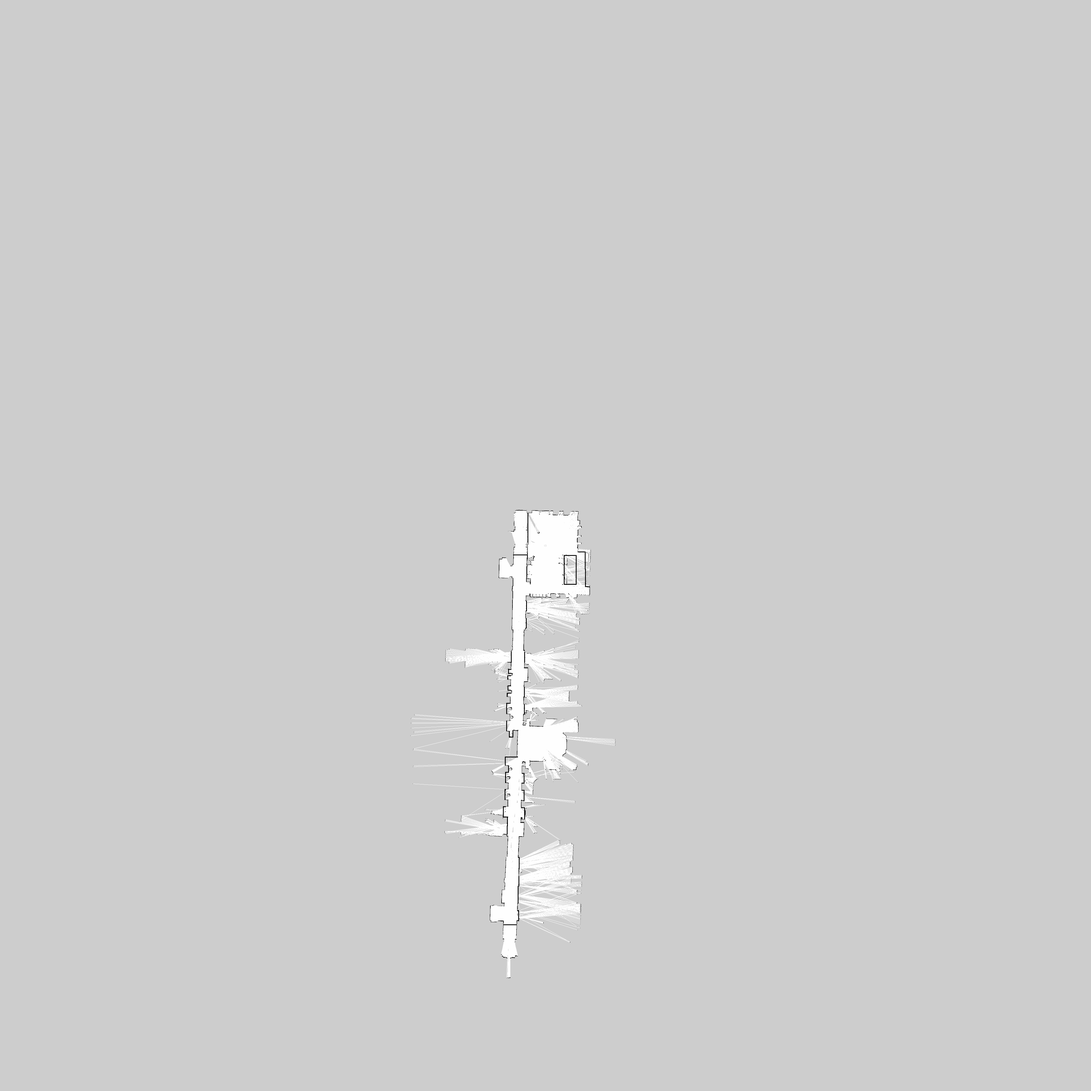
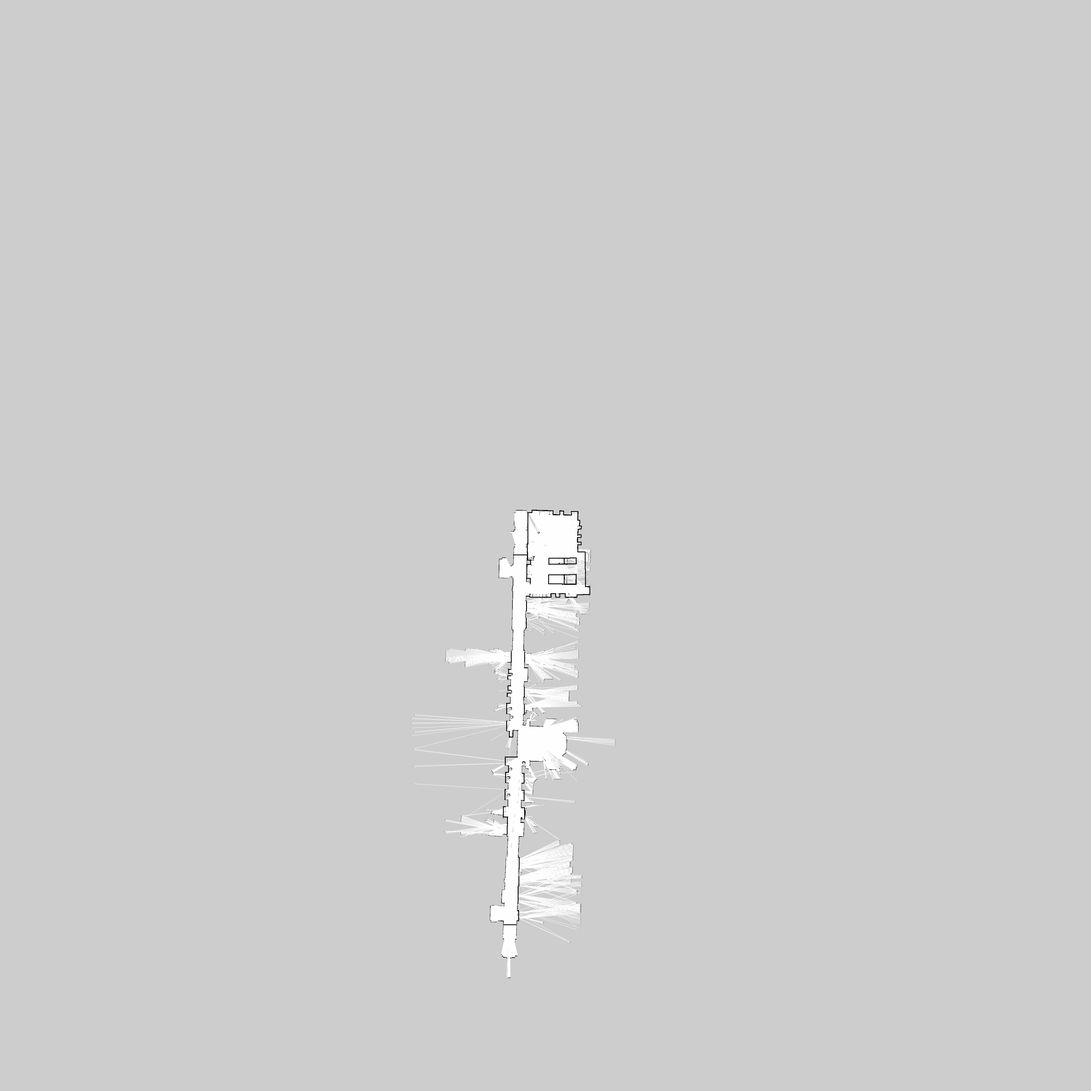
Before/after of a 1091 x 1091 layered artwork. What changed in the layer stack:
painted on "ai143_map1.pgm" over box(526, 510, 591, 598)
